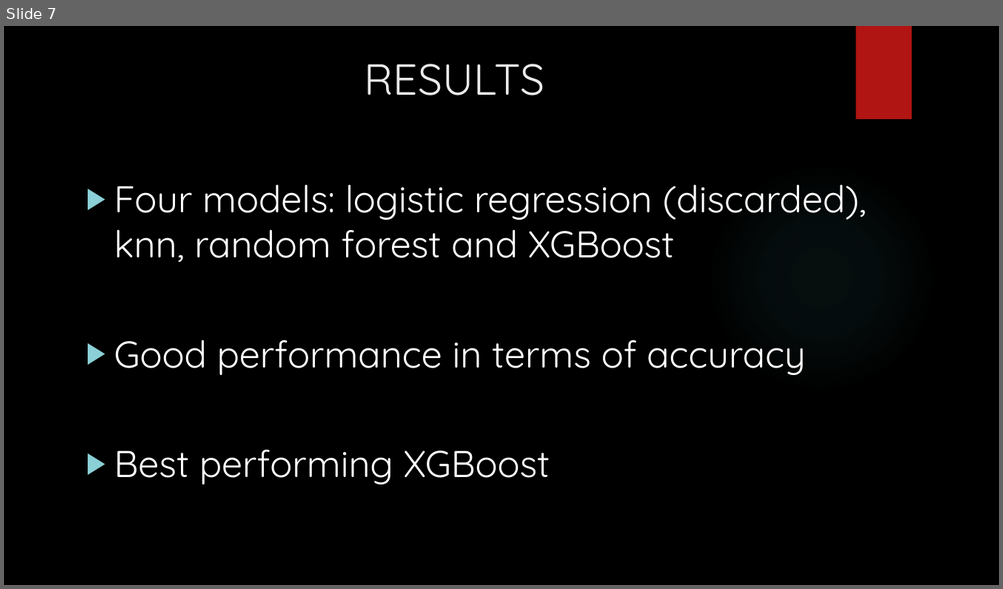
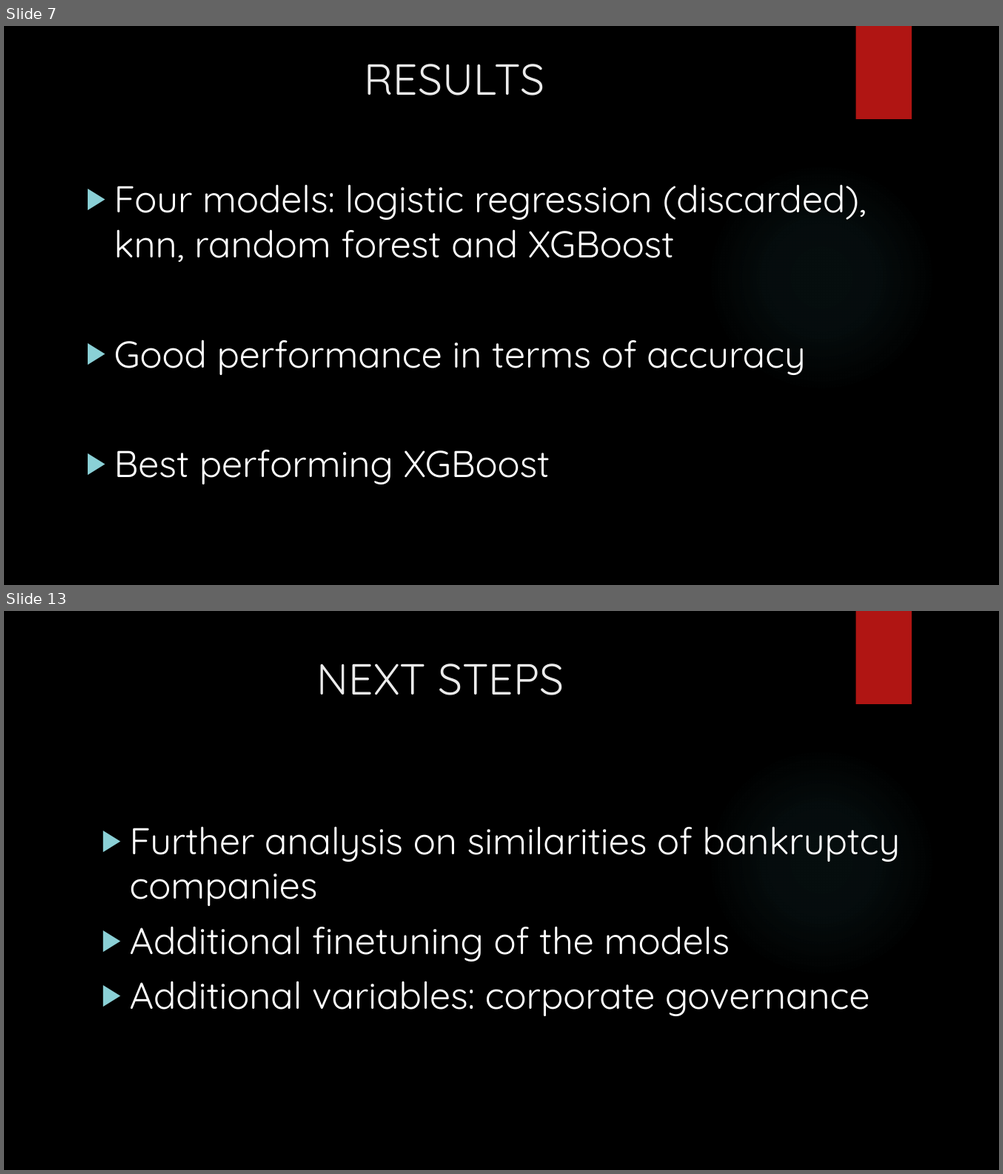
Before and after one commit to EulaliaOrtiz/Final-project-IRONHACK-Eulalia, a slide deck: Presentation.pptx. Shown one above the other, each under a label of ours: slide 7 before the commit, slides 7 and 13 after it; the slides between them are not shown. The pictures are 1003x589 and 1003x1174 pixels, drawn with LibreOffice and Linux fonts; fonts in the diff are those of the drawing; background and template pictures are left out. Boxes give left, top, right and bottom in pixels: in the first picture for what was removed or moved away, otherwise in the second. Text is boxed around its words. In the diff, an @@ line names an element or a change of style, - is before the commit and + after.

```diff
--- a/Presentation.pptx
+++ b/Presentation.pptx
@@ slide 13 added at [4,611,999,1170], background picture (left out); not listed: 2 template elements that a slide beside it also shows @@
@@ title added at [317,664,563,695], 42 pt, text #EBEBEB @@
+NEXT STEPS
@@ text added at [130,826,900,1017], 36 pt, text #FFFFFF @@
+▶ Further analysis on similarities of bankruptcy companies
+▶ Additional finetuning of the models
+▶ Additional variables: corporate governance
```
Also in this commit, not shown: 3 slides changed, 3 other slides added.
